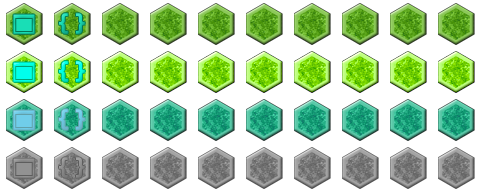
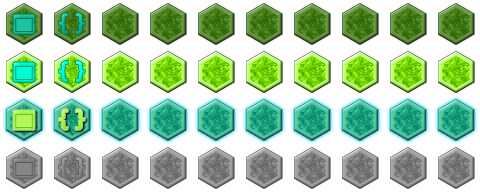
Layers edited between the first and the second 480x192 image:
added layer "back copy" above "icons" over (x1=6, y1=99, x2=475, y2=141)
painted on "1" (1st of 4, in "icons" › "row1") over (x1=13, y1=14, x2=35, y2=34)
painted on "{ }" (1st of 3, in "icons" › "row1") over (x1=59, y1=13, x2=85, y2=34)
painted on "1" (2nd of 4, in "icons" › "row1 copy 3") over (x1=13, y1=62, x2=35, y2=82)
added layer "1 copy" in group "row1 copy 2" over (x1=12, y1=108, x2=86, y2=131)
painted on "1" (4th of 4, in "icons" › "row1 copy") over (x1=13, y1=158, x2=35, y2=178)
